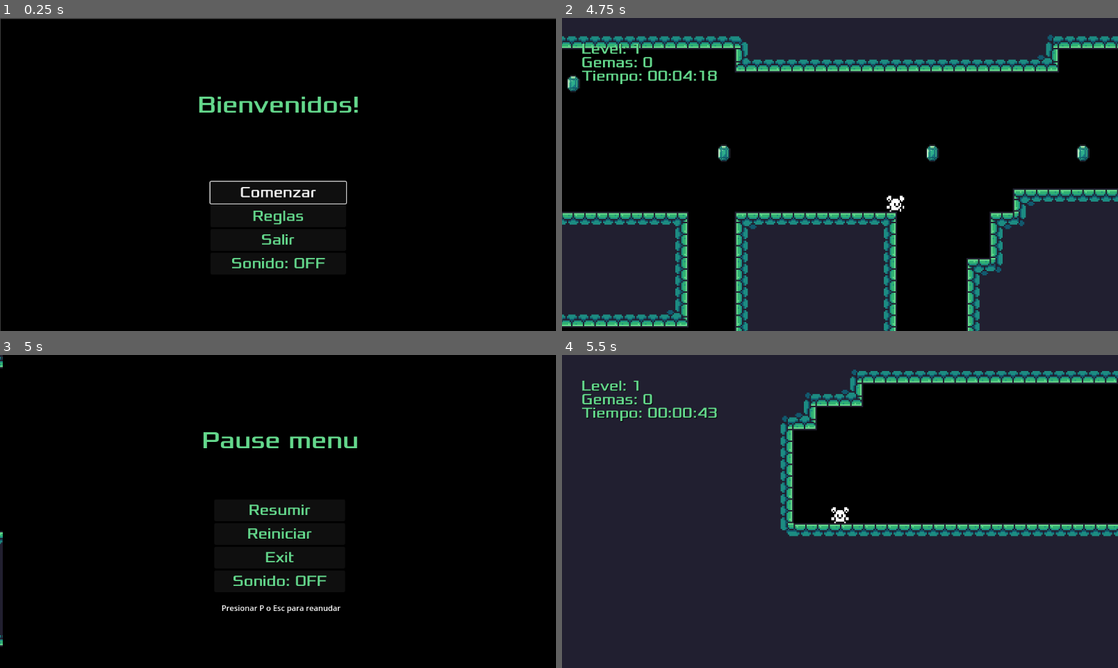
Above: before the commit, frames 1-4 (two rows, left to right).
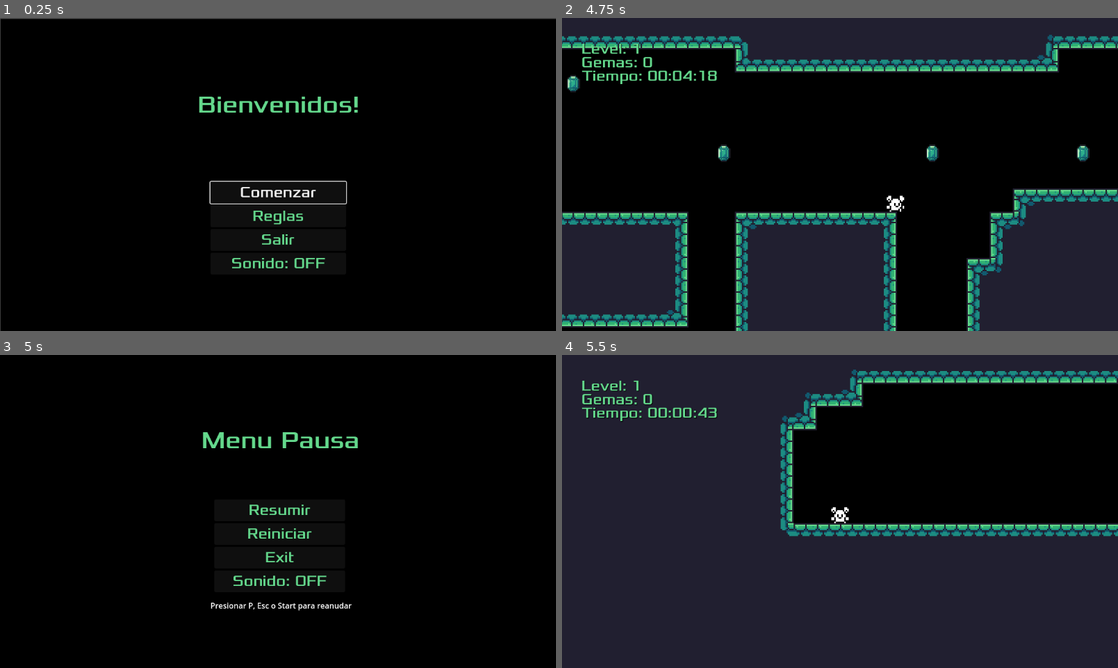
Above: after the commit, the same moments.

Repository: itsjoacor/Boss2
Game: Godot game, scene res://Menu/Main Menu/main_menu.tscn
Two runs of this game, one before a commit and one after it. Both use one fixed random seed, a clock stepped at 60 frames per second and the inputs below. Sound files missing from this copy of the repository are replaced by a short silence.
Inputs:
- Up to frame 1 (0.25 s): no input
- Up to frame 2 (4.75 s): click "Comenzar" at 0.5 s; tap Enter (ui_accept) at 1.25 s; hold D (move_right) 1.28-2.78 s; tap J (jump) at 1.52, 2.27, 3.77, 4.52 s; hold A (move_left) 2.78-3.53 s; hold D (move_right) from 3.53 s (still down)
- Up to frame 3 (5 s): keep holding D (move_right); tap P (pause) at 4.9 s
- Up to frame 4 (5.5 s): release D (move_right) at 5 s; click "Reiniciar" at 5 s

Frames 1-2 are identical in both runs. In frame 3, 1.3% of the frame differs, in the area x 0-65%, y 0-94%; in frame 4, nothing differs.

Commit message:
FINISHED V2.0

Diff:
--- a/NewGmePlattformer/Menu/Game Won/game_won.gd
+++ b/NewGmePlattformer/Menu/Game Won/game_won.gd
@@ -33,6 +33,7 @@
 	if Global.gems_collected > Global.best_gems:
 		Global.best_gems = Global.gems_collected
 
+
 func _on_quit_pressed() -> void:
 		get_tree().quit()
 
@@ -42,3 +43,8 @@
 	Global.start_timer()
 	Global.gems_collected = 0
 	get_tree().change_scene_to_file("res://Levels/level_1.tscn")
+
+
+func _on_menu_principal_pressed() -> void:
+	Global.gems_collected = 0
+	get_tree().change_scene_to_file("res://Menu/Main Menu/main_menu.tscn")
--- a/NewGmePlattformer/Menu/Game Won/game_won.tscn
+++ b/NewGmePlattformer/Menu/Game Won/game_won.tscn
@@ -87,9 +87,8 @@
 theme_override_fonts/font = ExtResource("3_uvcp7")
 theme_override_font_sizes/font_size = 20
 
+[connection signal="pressed" from="Options/Restart" to="." method="_on_restart_pressed"]
 [connection signal="pressed" from="Options/Restart" to="." method="_on_start_button_pressed"]
-[connection signal="pressed" from="Options/Restart" to="." method="_on_restart_pressed"]
-[connection signal="pressed" from="Options/Menu principal" to="." method="_on_start_button_pressed"]
-[connection signal="pressed" from="Options/Menu principal" to="." method="_on_restart_pressed"]
+[connection signal="pressed" from="Options/Menu principal" to="." method="_on_menu_principal_pressed"]
 [connection signal="pressed" from="Options/Quit" to="." method="_on_fullscreen_button_pressed"]
 [connection signal="pressed" from="Options/Quit" to="." method="_on_quit_pressed"]
--- a/NewGmePlattformer/Menu/Pause Menu/pause_menu.gd
+++ b/NewGmePlattformer/Menu/Pause Menu/pause_menu.gd
@@ -97,7 +97,7 @@
 	Global.start_timer()
 	Global.gems_collected = 0
 	get_tree().paused = false
-	get_tree().reload_current_scene()
+	get_tree().change_scene_to_file("res://Levels/level_1.tscn")
 
 func _on_quit_pressed():
 	navigation_enabled = false
--- a/NewGmePlattformer/Menu/Pause Menu/pause_menu.tscn
+++ b/NewGmePlattformer/Menu/Pause Menu/pause_menu.tscn
@@ -8,7 +8,7 @@
 script = ExtResource("1_1nr6k")
 
 [node name="Sprite2D" type="Sprite2D" parent="."]
-position = Vector2(583.5, 329)
+position = Vector2(577, 322)
 scale = Vector2(18.0469, 10.3438)
 texture = ExtResource("2_pc84b")
 
@@ -21,15 +21,15 @@
 theme_override_colors/font_color = Color(0.392157, 0.847059, 0.54902, 1)
 theme_override_fonts/font = ExtResource("3_hf0nn")
 theme_override_font_sizes/font_size = 50
-text = "Pause menu"
+text = "Menu Pausa"
 horizontal_alignment = 1
 
 [node name="Label" type="Label" parent="."]
-offset_left = 459.0
-offset_top = 512.0
-offset_right = 706.0
-offset_bottom = 535.0
-text = "Presionar P o Esc para reanudar"
+offset_left = 436.0
+offset_top = 507.0
+offset_right = 729.0
+offset_bottom = 530.0
+text = "Presionar P, Esc o Start para reanudar"
 
 [node name="CenterContainer" type="VBoxContainer" parent="."]
 offset_left = 444.0
